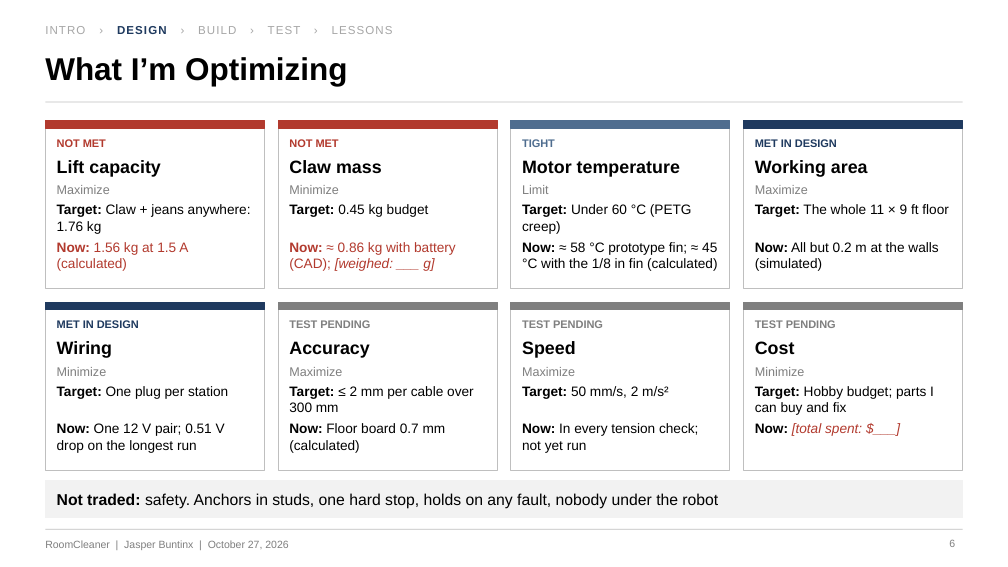
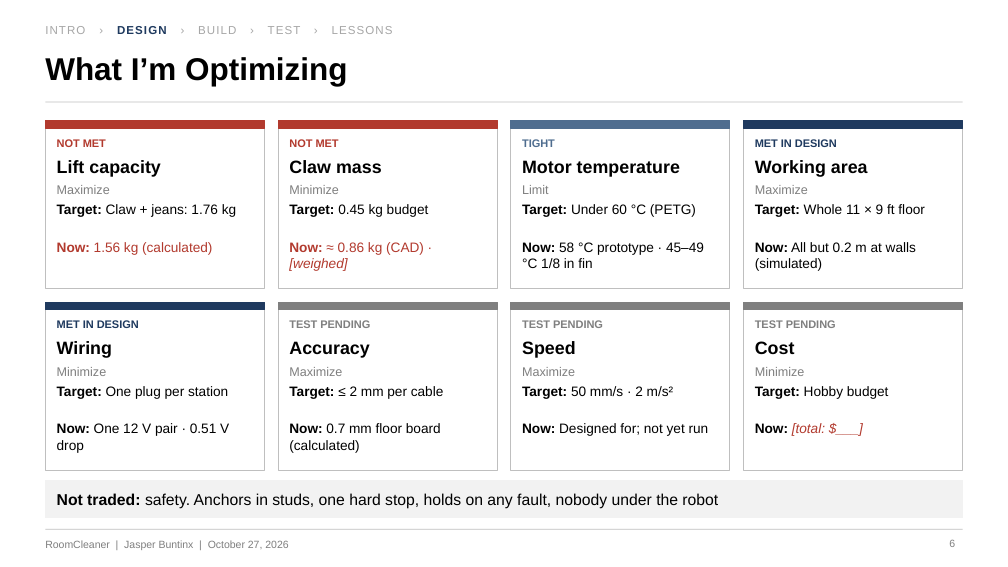
Before and after one commit to Jaspario1199/RoomCleaner, a slide deck: slide 6 of docs/presentation/deck_v5/RoomCleaner_Buntinx_Oct27_v5.pptx. Drawn at 1008x567 pixels with LibreOffice and Linux fonts; fonts in the diff are those of the drawing. Boxes give left, top, right and bottom in pixels: in the first picture for what was removed or moved away, otherwise in the second. Text is boxed around its words. In the diff, an @@ line names an element or a change of style, - is before the commit and + after.

```diff
--- a/docs/presentation/deck_v5/RoomCleaner_Buntinx_Oct27_v5.pptx
+++ b/docs/presentation/deck_v5/RoomCleaner_Buntinx_Oct27_v5.pptx
@@ text at <box>57,204,236,217</box>: text changed @@
-Target: Claw + jeans anywhere: 1.76 kg
+Target: Claw + jeans: 1.76 kg
@@ text at <box>522,204,696,217</box>: text changed @@
-Target: Under 60 °C (PETG creep)
+Target: Under 60 °C (PETG)
@@ text at <box>755,204,925,217</box>: text changed @@
-Target: The whole 11 × 9 ft floor
+Target: Whole 11 × 9 ft floor
@@ text at <box>57,242,212,255</box>: text changed @@
-Now: 1.56 kg at 1.5 A (calculated)
+Now: 1.56 kg (calculated)
@@ text at <box>289,242,424,271</box>: text changed @@
-Now: ≈ 0.86 kg with battery (CAD); [weighed: ___ g]
+Now: ≈ 0.86 kg (CAD) · [weighed]
@@ text at <box>522,242,704,268</box>: text changed @@
-Now: ≈ 58 °C prototype fin; ≈ 45 °C with the 1/8 in fin (calculated)
+Now: 58 °C prototype · 45–49 °C 1/8 in fin
@@ text at <box>755,242,916,271</box>: text changed @@
-Now: All but 0.2 m at the walls (simulated)
+Now: All but 0.2 m at walls (simulated)
@@ text at <box>289,386,444,399</box>: text changed @@
-Target: ≤ 2 mm per cable over 300 mm
+Target: ≤ 2 mm per cable
@@ text at <box>522,386,673,399</box>: text changed @@
-Target: 50 mm/s, 2 m/s²
+Target: 50 mm/s · 2 m/s²
@@ text at <box>755,386,889,399</box>: text changed @@
-Target: Hobby budget; parts I can buy and fix
+Target: Hobby budget
@@ text at <box>57,423,229,453</box>: text changed @@
-Now: One 12 V pair; 0.51 V drop on the longest run
+Now: One 12 V pair · 0.51 V drop
@@ text at <box>289,423,441,453</box>: text changed @@
-Now: Floor board 0.7 mm (calculated)
+Now: 0.7 mm floor board (calculated)
@@ text at <box>522,423,709,436</box>: text changed @@
-Now: In every tension check; not yet run
+Now: Designed for; not yet run
@@ text at <box>755,423,825,436</box>: text changed @@
-Now: [total spent: $___]
+Now: [total: $___]
```
Also in this commit, not shown: 26 other slides changed, 4 other files.
